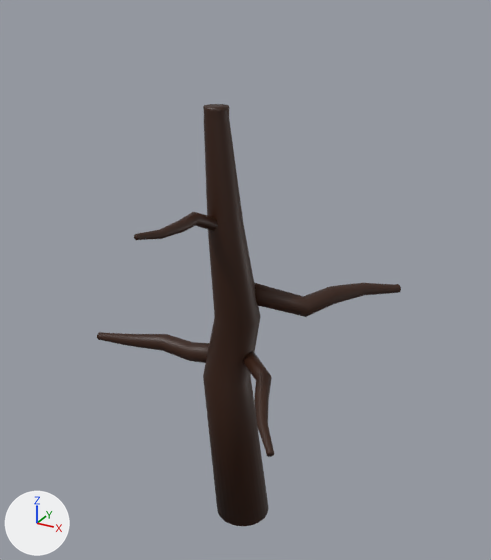
One commit to the Blender file Assets/Models/Tree_00.blend: the scene before it, then after it.
The view is the same before and after, from a 50 mm camera at (10.11, -18.16, 18.79) aimed at (-0.89, 1.83, 8.8). The lights are fixed; the arrows at lower left show +X, +Y and +Z. Mesh edges are drawn as thin lines on the coarser meshes.

In view in the first picture: 'Branch', 'Branch.001', 'Branch.002', 'Branch.004', 'Trunk'.
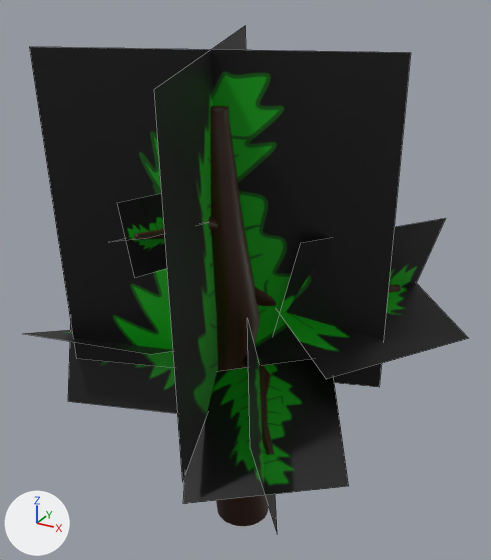
Commit message: Added leaves to trees

What differs and where, as boxes (x1, y1, x2, y2) in the pictures (491 x 560 px):
'Plane.011', added (black): after (29, 47, 411, 387)
'Plane.010', added (black): after (154, 26, 246, 482)
'Plane.001', added: after (183, 359, 349, 504)
'Plane.002', added (black): after (277, 283, 469, 379)
'Plane.007', added (black): after (68, 321, 177, 413)
'Plane.003', added (black): after (274, 218, 446, 332)
'Plane.009', added (black): after (117, 193, 167, 278)
'Plane', added: after (247, 318, 277, 532)
'Plane.006', added: after (23, 330, 173, 354)
'Plane.008', added: after (111, 223, 205, 242)
'Branch.002', unchanged, covered by the edit: before (254, 283, 401, 317); after (255, 284, 401, 306)
'Branch.001', unchanged, covered by the edit: before (97, 332, 209, 363)

Patch to the scene script:
```diff
--- a/Assets/Models/Tree_00.blend.py
+++ b/Assets/Models/Tree_00.blend.py
@@ ob_plane_010 @@
+ob_plane_010 = bpy.data.objects.new('Plane.010', me_plane_010)  # 4 vertices, 1 face; spans x -1.0..1.0, y -1.0..1.0, z 0.0; in mat_leaves_005 (picture img_leaves_png_005)
+ob_plane_010.location = (-1.32, 0.61, 11.04)
+ob_plane_010.rotation_euler = (-4.711, 3.08, -4.387)  # degrees (-270, 176, -251)
+ob_plane_010.scale = (5.87, 5.87, 5.87)
@@ ob_plane_011 @@
+ob_plane_011 = bpy.data.objects.new('Plane.011', me_plane_011)  # 4 vertices, 1 face; spans x -1.0..1.0, y -1.0..1.0, z 0.0; in mat_leaves_005 (picture img_leaves_png_005)
+ob_plane_011.location = (-1.32, 0.61, 11.04)
+ob_plane_011.rotation_euler = (1.509, 3.14, 0.325)  # degrees (86, 180, 19)
+ob_plane_011.scale = (5.87, 5.87, 5.87)
@@ ob_plane_008 @@
+ob_plane_008 = bpy.data.objects.new('Plane.008', me_plane_008)  # 4 vertices, 1 face; spans x -1.0..1.0, y -1.0..1.0, z 0.0; in mat_leaves_004 (picture img_leaves_png_004)
+ob_plane_008.location = (-1.63, -2.33, 11.81)
+ob_plane_008.rotation_euler = (0.00618, 2.818, -0.375)  # degrees (0.4, 161, -21)
+ob_plane_008.scale = (1.13, 1.13, 1.13)
@@ ob_plane_009 @@
+ob_plane_009 = bpy.data.objects.new('Plane.009', me_plane_009)  # 4 vertices, 1 face; spans x -1.0..1.0, y -1.0..1.0, z 0.0; in mat_leaves_004 (picture img_leaves_png_004)
+ob_plane_009.location = (-1.63, -2.33, 11.81)
+ob_plane_009.rotation_euler = (-3.16, 1.894, -3.536)  # degrees (-181, 109, -203)
+ob_plane_009.scale = (1.13, 1.13, 1.13)
@@ ob_plane_006 @@
+ob_plane_006 = bpy.data.objects.new('Plane.006', me_plane_006)  # 4 vertices, 1 face; spans x -1.0..1.0, y -1.0..1.0, z 0.0; in mat_leaves_003 (picture img_leaves_png_003)
+ob_plane_006.location = (-5.96, 0.97, 5.43)
+ob_plane_006.rotation_euler = (-0.072, 2.743, 4.781)  # degrees (-4.1, 157, 274)
+ob_plane_006.scale = (2.87, 2.87, 2.87)
@@ ob_plane_007 @@
+ob_plane_007 = bpy.data.objects.new('Plane.007', me_plane_007)  # 4 vertices, 1 face; spans x -1.0..1.0, y -1.0..1.0, z 0.0; in mat_leaves_003 (picture img_leaves_png_003)
+ob_plane_007.location = (-5.96, 0.97, 5.52)
+ob_plane_007.rotation_euler = (-2.761, 2.007, 2.016)  # degrees (-158, 115, 116)
+ob_plane_007.scale = (2.87, 2.87, 2.87)
@@ ob_plane_002 @@
+ob_plane_002 = bpy.data.objects.new('Plane.002', me_plane_002)  # 4 vertices, 1 face; spans x -1.0..1.0, y -1.0..1.0, z 0.0; in mat_leaves_001 (picture img_leaves_png_001)
+ob_plane_002.location = (2.46, 4.0, 7.95)
+ob_plane_002.rotation_euler = (-0.0272, 2.803, 2.567)  # degrees (-1.6, 161, 147)
+ob_plane_002.scale = (3.17, 3.17, 3.17)
@@ ob_plane_003 @@
+ob_plane_003 = bpy.data.objects.new('Plane.003', me_plane_003)  # 4 vertices, 1 face; spans x -1.0..1.0, y -1.0..1.0, z 0.0; in mat_leaves_001 (picture img_leaves_png_001)
+ob_plane_003.location = (2.46, 4.0, 7.95)
+ob_plane_003.rotation_euler = (-3.064, 1.91, -0.493)  # degrees (-176, 109, -28)
+ob_plane_003.scale = (3.17, 3.17, 3.17)
@@ ob_plane_001 @@
+ob_plane_001 = bpy.data.objects.new('Plane.001', me_plane_001)  # 4 vertices, 1 face; spans x -1.0..1.0, y -1.0..1.0, z 0.0; in mat_leaves (picture img_leaves_png)
+ob_plane_001.location = (1.45, -1.26, 5.16)
+ob_plane_001.rotation_euler = (-0.338, 2.968, 0.458)  # degrees (-19, 170, 26)
+ob_plane_001.scale = (2.57, 2.57, 2.57)
@@ ob_plane @@
+ob_plane = bpy.data.objects.new('Plane', me_plane)  # 4 vertices, 1 face; spans x -1.0..1.0, y -1.0..1.0, z 0.0; in mat_leaves (picture img_leaves_png)
+ob_plane.location = (1.45, -1.26, 5.16)
+ob_plane.rotation_euler = (-2.058, 1.949, -1.571)  # degrees (-118, 112, -90)
+ob_plane.scale = (2.57, 2.57, 2.57)
```
